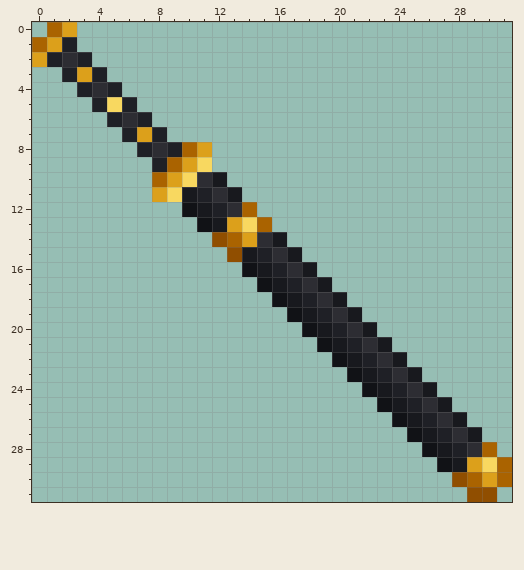
One commit to this pixel-art sprite: Resources/Textures/SS220/Clothing/Belt/centcom_katana_sheath.rsi/sheath-katana.png. This is how it looked before the edit.
The file is 32x32 pixels.
Once edited:
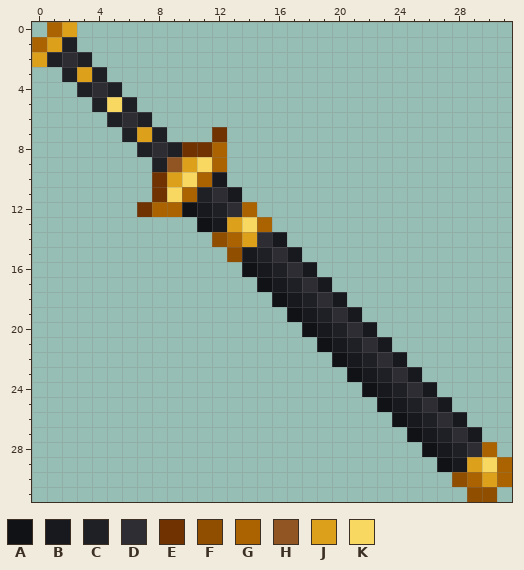
Palette (. is transparent): A #111216  B #18191e  C #1f2026  D #2d2d33  E #703200  F #904e00  G #aa6300  H #915423  J #dca01b  K #f8d860
From old to new:
The author put colour E in row 7 at x 12; in row 12 at x 7.
Colour G becomes colour E in row 8 at x 10; in row 10 at x 8.
Colour J becomes colour E in row 8 at x 11; in row 11 at x 8.
The author put colour G in rows 8 to 9 at x 12; in row 12 at x 8 to 9.
Colour B becomes colour G in row 11 at x 10.
Colour D becomes colour G in row 10 at x 11.
Colour G becomes colour H in row 9 at x 9.
Pixel boxes of the changes (left, top, right, bottom) in both pictures:
changed: (137, 127, 227, 217)
